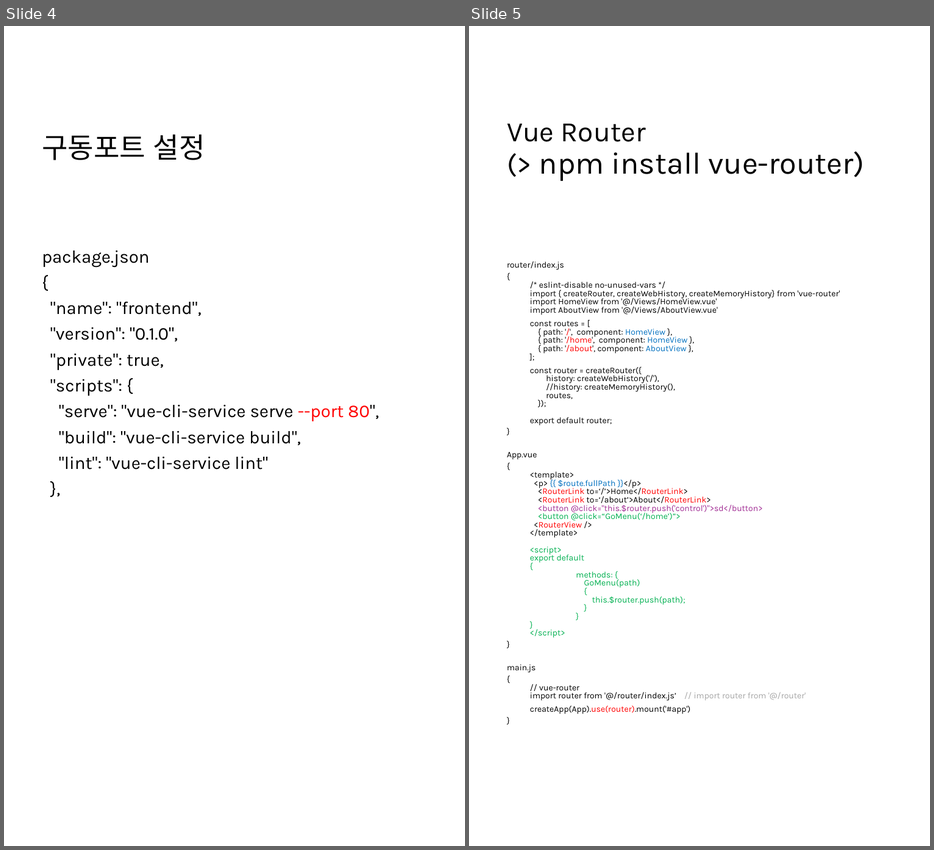
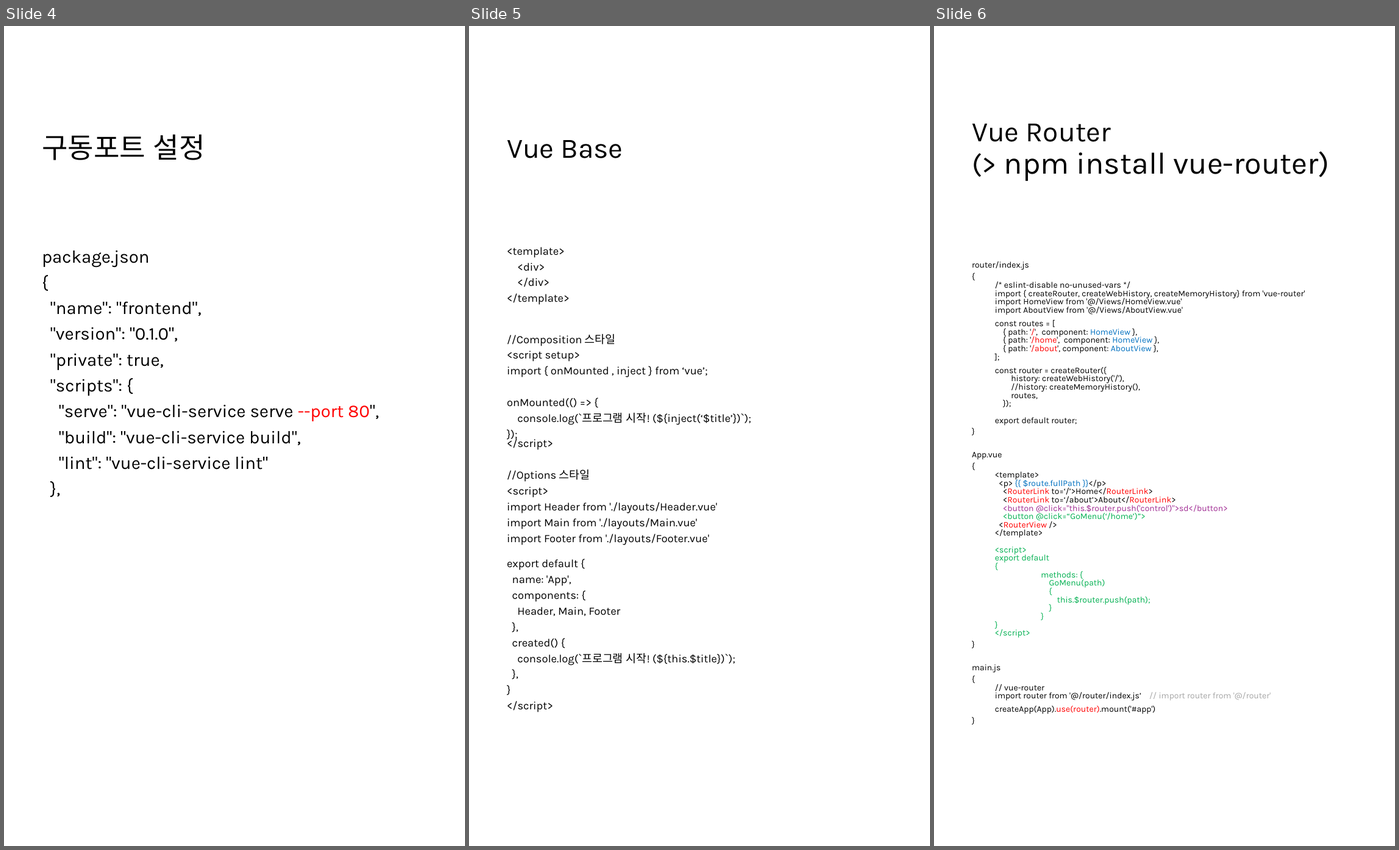
Before and after one commit to 92-seok/wooboWEB-NextJS-migration-, a slide deck: doc/개발환경_설치매뉴얼(Vue.JS).pptx. Shown side by side, each under a label of ours: slides 4 and 5 before the commit, slides 4, 5 and 6 after it. The pictures are 934x850 and 1399x850 pixels, drawn with LibreOffice and Linux fonts; fonts in the diff are those of the drawing. Boxes give left, top, right and bottom in pixels: in the first picture for what was removed or moved away, otherwise in the second. Text is boxed around its words. In the diff, an @@ line names an element or a change of style, - is before the commit and + after.

```diff
--- a/doc/개발환경_설치매뉴얼(Vue.JS).pptx
+++ b/doc/개발환경_설치매뉴얼(Vue.JS).pptx
@@ slide 5 added at box(469, 26, 930, 846), background #FFFFFF @@
@@ title added at box(507, 140, 623, 158), 33 pt, text #000000 @@
+Vue Base
@@ text added at box(507, 247, 751, 712), 13.1 pt, text #000000 @@
+<template>
+<div>
+</div>
+</template>
+//Composition 스타일
+<script setup>
+import { onMounted , inject } from ‘vue’;
+onMounted(() => {
+console.log(`프로그램 시작! (${inject(‘$title’})`);
+});
+</script>
+//Options 스타일
+<script>
+import Header from './layouts/Header.vue'
+import Main from './layouts/Main.vue'
+import Footer from './layouts/Footer.vue'
+export default {
+name: 'App',
+components: {
+Header, Main, Footer
+},
+created() {
+console.log(`프로그램 시작! (${this.$title})`);
+},
+}
+</script>
@@ what was slide 5 is now slide 6 @@
```
Also in this commit, not shown: 1 slide changed.
